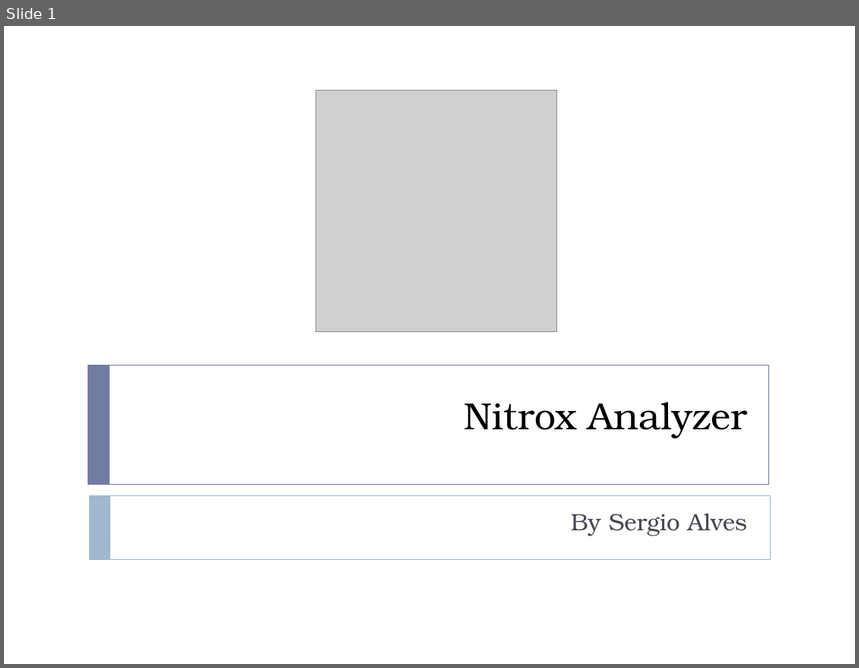
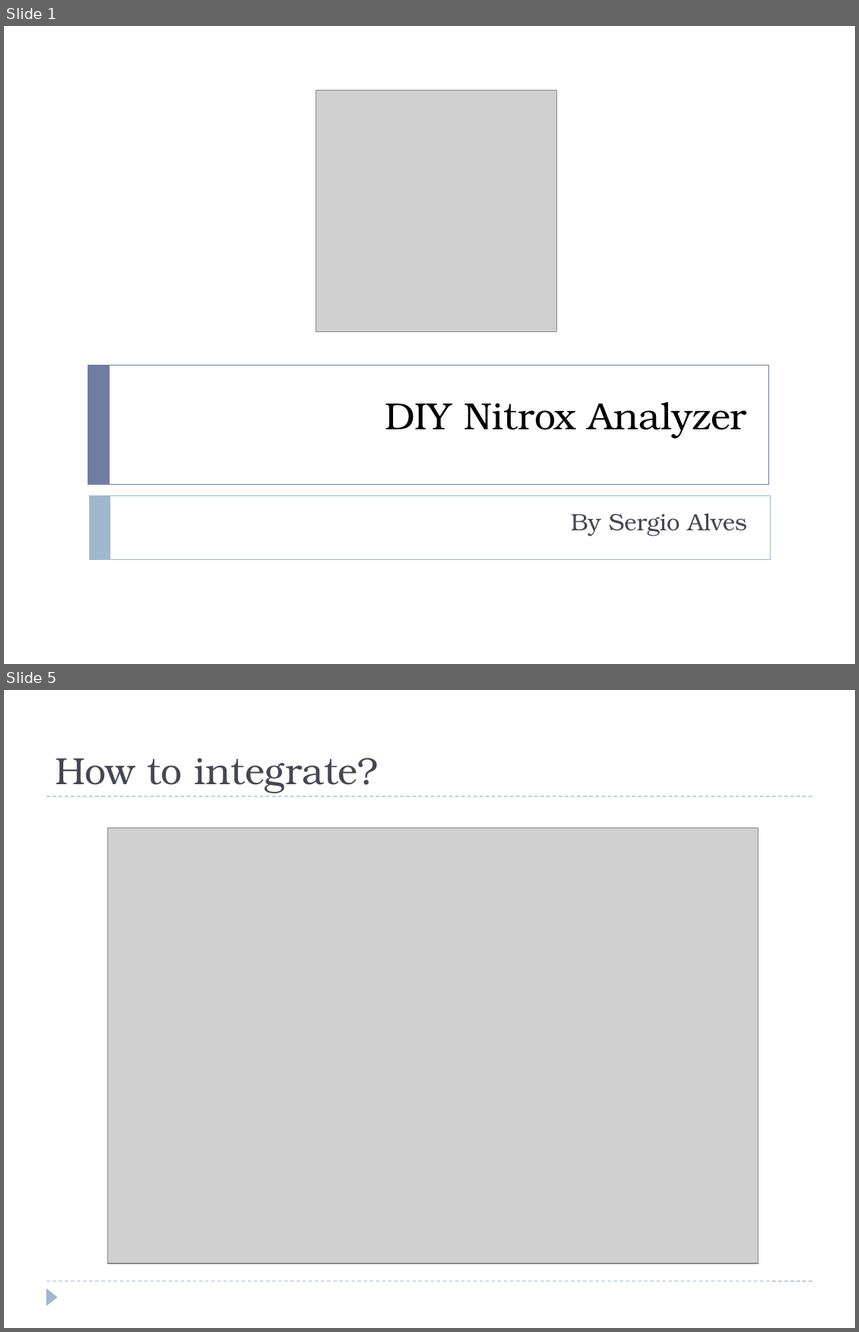
Before and after one commit to sergio-alves/NitroxAnalyzer, a slide deck: docs/nitrox-analyzer.pptx. Shown one above the other, each under a label of ours: slide 1 before the commit, slides 1 and 5 after it; the slides between them are not shown. The pictures are 859x668 and 859x1332 pixels, drawn with LibreOffice and Linux fonts; fonts in the diff are those of the drawing; grey boxes stand for pictures. Boxes give left, top, right and bottom in pixels: in the first picture for what was removed or moved away, otherwise in the second. Text is boxed around its words. In the diff, an @@ line names an element or a change of style, - is before the commit and + after.

```diff
--- a/docs/nitrox-analyzer.pptx
+++ b/docs/nitrox-analyzer.pptx
@@ slide 5 added at box(4, 690, 855, 1328), background #FFFFFF @@
@@ title added at box(55, 758, 378, 793), 32 pt, text #464653 @@
+How to integrate?
@@ line added from (47, 796) to (813, 796), #9FB8CD 0.75 pt dashed @@
@@ picture added at box(108, 828, 758, 1264) @@
@@ line added from (47, 1281) to (813, 1281), #9FB8CD 0.75 pt dashed @@
@@ triangle added at box(47, 1288, 58, 1306), fill #9FB8CD @@
@@ slide 1 changed as well @@
@@ title at box(385, 402, 747, 439): text changed @@
-Nitrox Analyzer
+DIY Nitrox Analyzer
```
Also in this commit, not shown: 9 other slides added, 2 slides removed, 1 other file.
